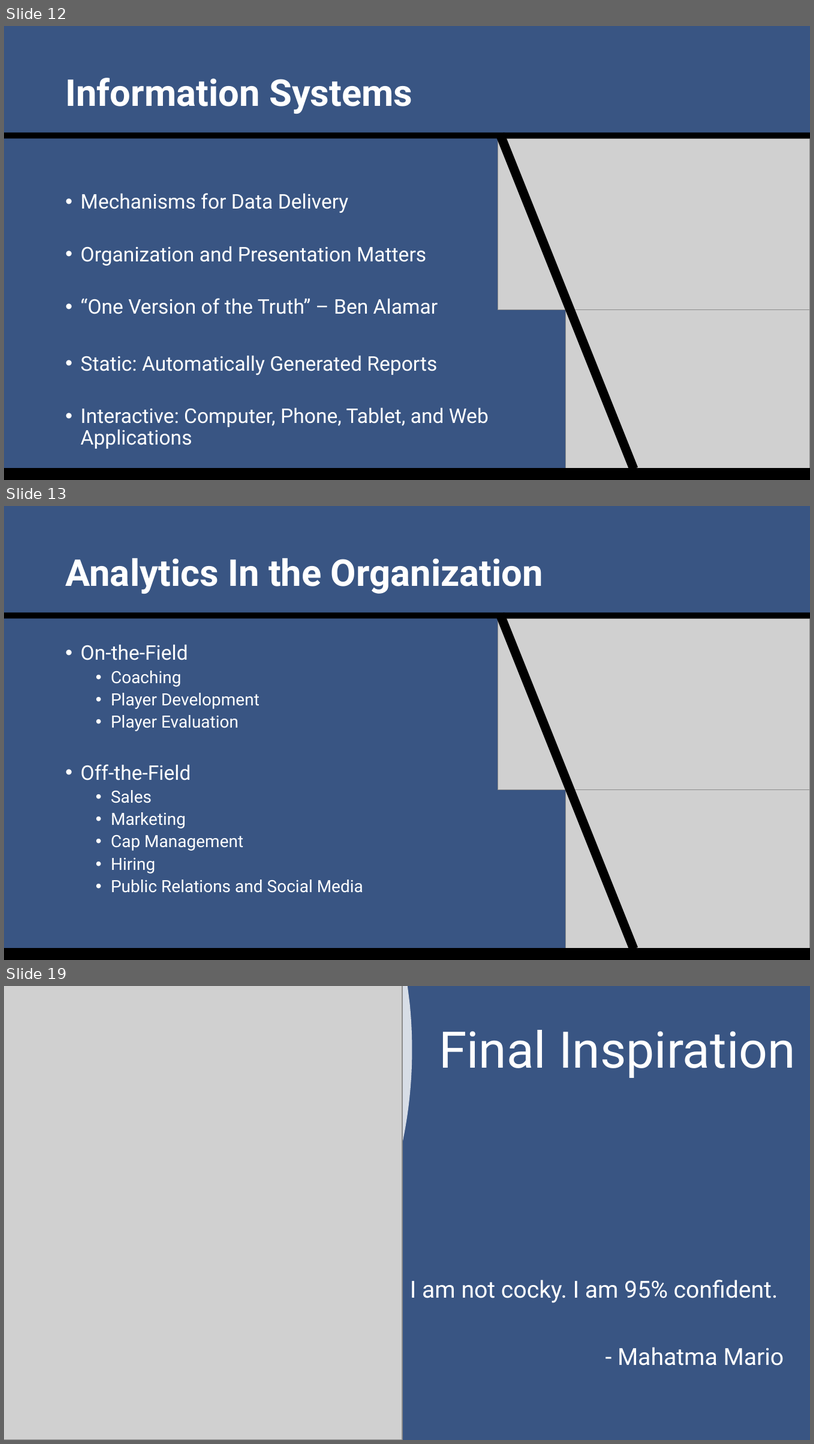
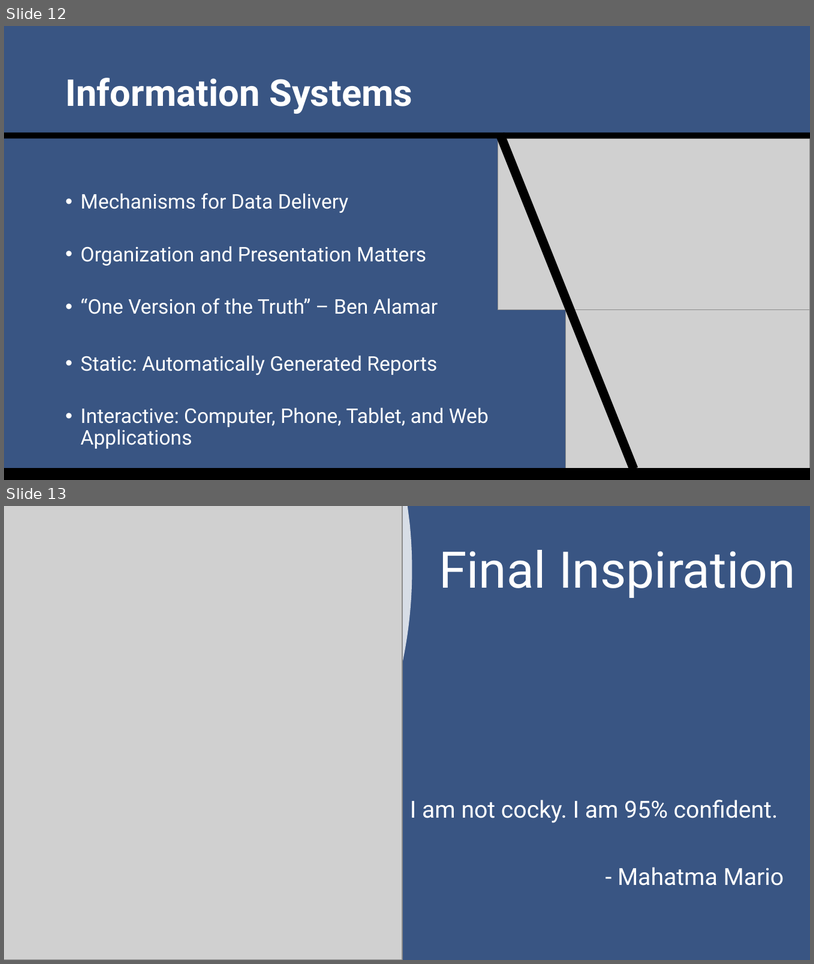
Before and after one commit to SuperMarioGiacomazzo/STOR390_WEBSITE, a slide deck: Slides/Sports Analytics 2/Sports_Analytics_2_Lecture.pptx. Shown one above the other, each under a label of ours: slides 12, 13 and 19 before the commit, slides 12 and 13 after it; the slides between them are not shown. The pictures are 814x1444 and 814x964 pixels, drawn with LibreOffice and Linux fonts; fonts in the diff are those of the drawing; grey boxes stand for pictures. Boxes give left, top, right and bottom in pixels: in the first picture for what was removed or moved away, otherwise in the second. Text is boxed around its words. In the diff, an @@ line names an element or a change of style, - is before the commit and + after.

```diff
--- a/Slides/Sports Analytics 2/Sports_Analytics_2_Lecture.pptx
+++ b/Slides/Sports Analytics 2/Sports_Analytics_2_Lecture.pptx
@@ slide 13 removed at (4, 506, 810, 960), background #395583 @@
@@ title removed at (65, 558, 543, 594) @@
-Analytics In the Organization
@@ rectangle removed at (4, 612, 810, 619) @@
@@ rectangle removed at (496, 612, 638, 951) @@
@@ picture removed at (498, 619, 810, 790) @@
@@ text removed at (81, 645, 363, 892) @@
-• On-the-Field
-  • Coaching
-  • Player Development
-  • Player Evaluation
-• Off-the-Field
-  • Sales
-  • Marketing
-  • Cap Management
-  • Hiring
-  • Public Relations and Social Media
@@ picture removed at (566, 789, 810, 960) @@
@@ rectangle removed at (4, 948, 810, 960) @@
@@ what was slide 19 is now slide 13 @@
```
Also in this commit, not shown: 5 other slides removed, 3 other files.
